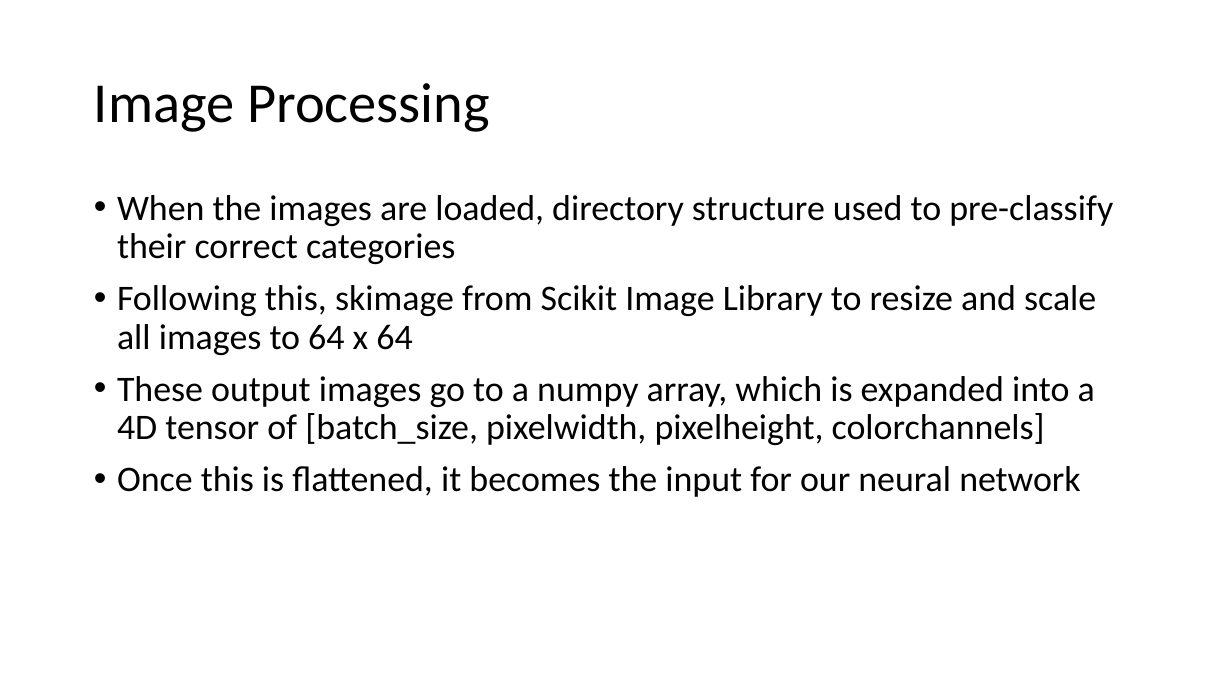
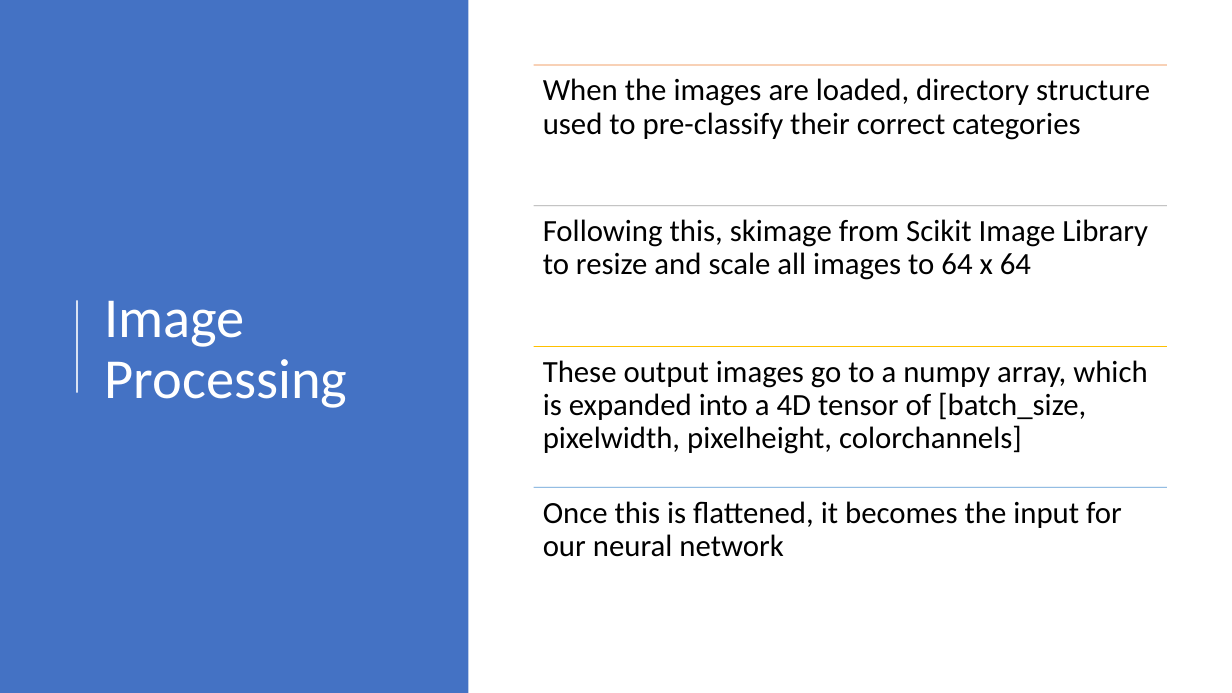
Before and after one commit to ChrisKalahiki/CNN-for-BelgiumTS-and-MNIST, a slide deck: slide 6 of RIPMazeRunner.pptx (slide 7 before the commit). Drawn at 1232x693 pixels with LibreOffice and Linux fonts; fonts in the diff are those of the drawing. Boxes give left, top, right and bottom in pixels: in the first picture for what was removed or moved away, otherwise in the second. Text is boxed around its words. In the diff, an @@ line names an element or a change of style, - is before the commit and + after.

Commit message:
Updated Powerpoint

```diff
--- a/RIPMazeRunner.pptx
+++ b/RIPMazeRunner.pptx
@@ rectangle added at bbox=[0, 0, 469, 693], fill #4472C4 @@
@@ title "Image Processing": place and size @@
-title "Image Processing" at bbox=[94, 83, 490, 132]
+title "Image Processing" at bbox=[105, 300, 348, 408]
@@ title "Image Processing" at bbox=[105, 300, 348, 408]: text colour #000000 to #FFFFFF @@
@@ text removed at bbox=[117, 195, 1113, 497] @@
-• When the images are loaded, directory structure used to pre-classify their correct categories
-• Following this, skimage from Scikit Image Library to resize and scale all images to 64 x 64
-• These output images go to a numpy array, which is expanded into a 4D tensor of [batch_size, pixelwidth, pixelheight, colorchannels]
-• Once this is flattened, it becomes the input for our neural network
@@ line added from (77, 393) to (77, 300), #FFFFFF 1.5 pt @@
@@ group added at bbox=[533, 65, 1167, 557]: 4 lines, 4 texts @@
+When the images are loaded, directory structure used to pre-classify their correct categories
+Following this, skimage from Scikit Image Library to resize and scale all images to 64 x 64
+These output images go to a numpy array, which is expanded into a 4D tensor of [batch_size, pixelwidth, pixelheight, colorchannels]
+Once this is flattened, it becomes the input for our neural network
```
Also in this commit, not shown: 9 other slides changed, 2 slides added, 3 slides removed.
